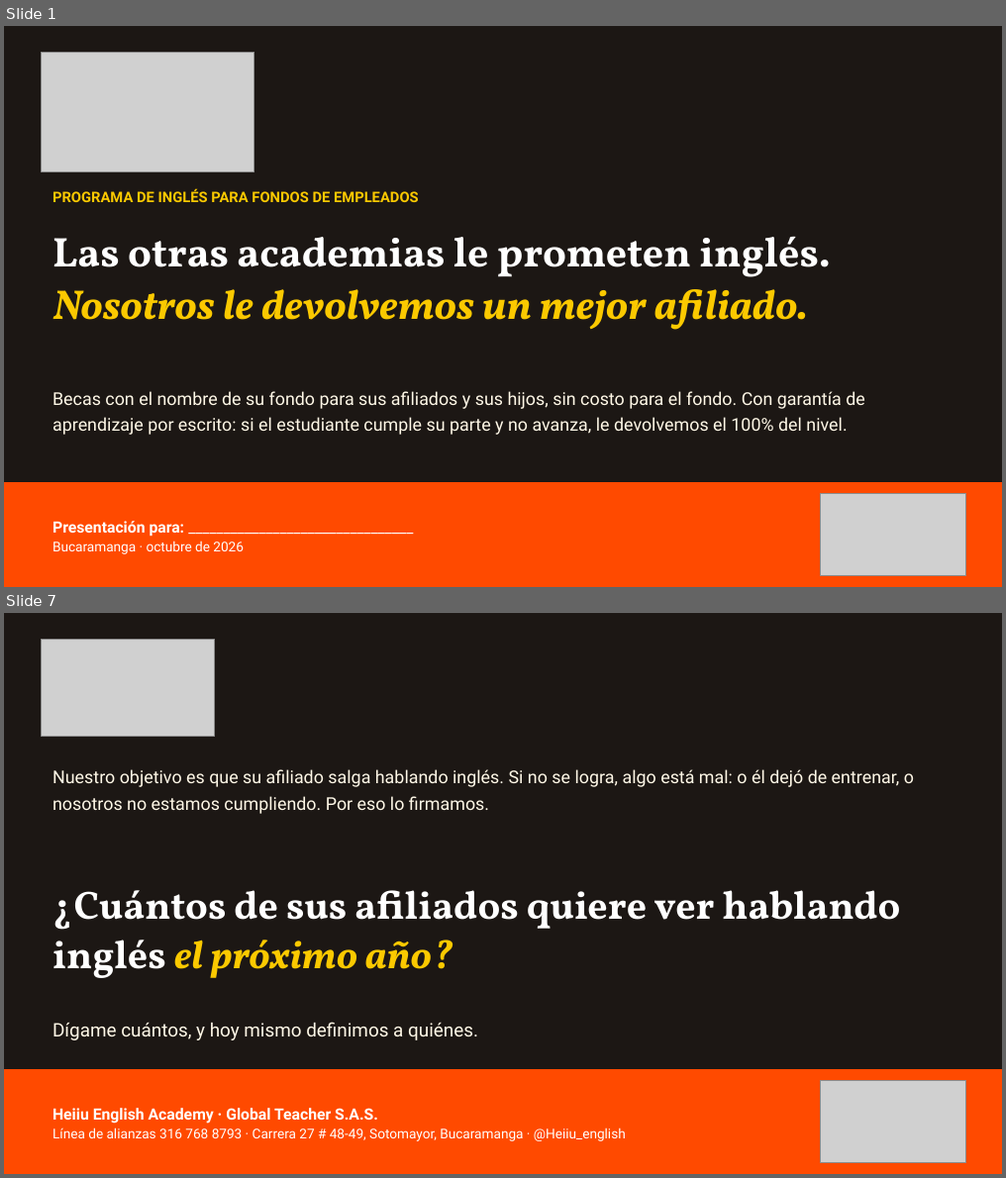
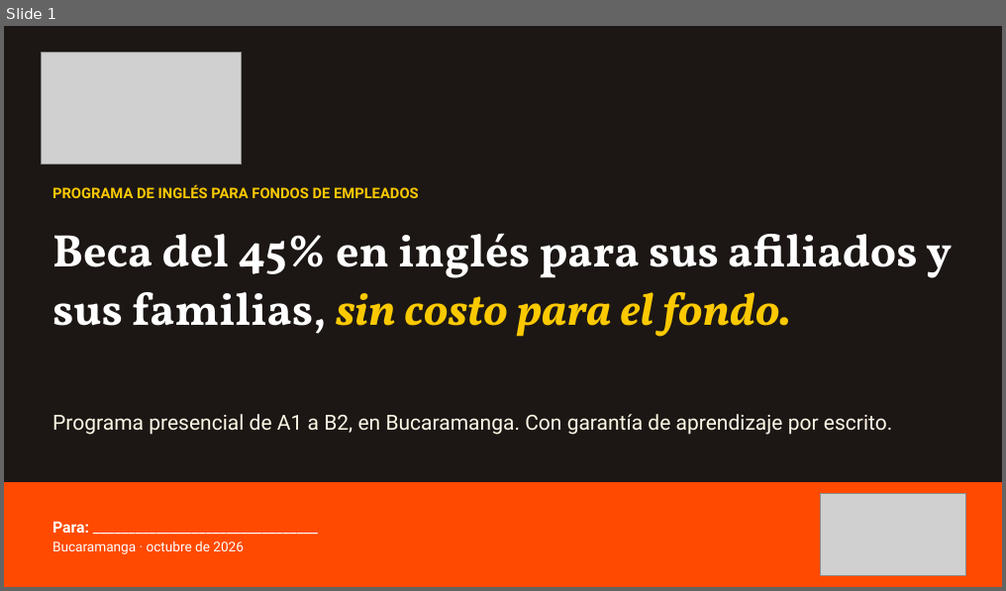
Before and after one commit to gomezrdiana/Plan-academico, a slide deck: recursos/comercial/B2B/PRESENTACION_FONDOS_EMPLEADOS_HEIIU.pptx. Shown one above the other, each under a label of ours: slides 1 and 7 before the commit, slide 1 after it; the slides between them are not shown. The pictures are 1006x1178 and 1006x591 pixels, drawn with LibreOffice and Linux fonts; fonts in the diff are those of the drawing; grey boxes stand for pictures. Boxes give left, top, right and bottom in pixels: in the first picture for what was removed or moved away, otherwise in the second. Text is boxed around its words. In the diff, an @@ line names an element or a change of style, - is before the commit and + after.

```diff
--- a/recursos/comercial/B2B/PRESENTACION_FONDOS_EMPLEADOS_HEIIU.pptx
+++ b/recursos/comercial/B2B/PRESENTACION_FONDOS_EMPLEADOS_HEIIU.pptx
@@ slide 7 removed at box(4, 613, 1002, 1174), background #FFFFFF @@
@@ rectangle removed at box(4, 613, 1002, 1174) @@
@@ picture removed at box(42, 639, 214, 737) @@
@@ text removed at box(53, 769, 914, 814) @@
-Nuestro objetivo es que su afiliado salga hablando inglés. Si no se logra, algo está mal: o él dejó de entrenar, o nosotros no estamos cumpliendo. Por eso lo firmamos.
@@ text removed at box(53, 890, 901, 978) @@
-¿Cuántos de sus afiliados quiere ver hablando inglés el próximo año?
@@ text removed at box(53, 1022, 478, 1041) @@
-Dígame cuántos, y hoy mismo definimos a quiénes.
@@ rectangle removed at box(4, 1069, 1002, 1174) @@
@@ picture removed at box(820, 1081, 966, 1163) @@
@@ text removed at box(53, 1108, 626, 1142) @@
-Heiiu English Academy · Global Teacher S.A.S.
-Línea de alianzas 316 768 8793 · Carrera 27 # 48-49, Sotomayor, Bucaramanga · @Heiiu_english
@@ slide 1 changed as well @@
@@ picture: place and size @@
-picture at box(42, 52, 254, 172)
+picture at box(42, 52, 242, 165)
@@ text "PROGRAMA DE INGLÉS PARA FONDOS ...": place and size @@
-text "PROGRAMA DE INGLÉS PARA FONDOS ..." at box(53, 188, 419, 202)
+text "PROGRAMA DE INGLÉS PARA FONDOS ..." at box(53, 184, 419, 198)
@@ text at box(53, 233, 951, 337): text changed; size 40 to 44 pt; text colour #FBC900 to #FFFFFF; italic off @@
-Las otras academias le prometen inglés. Nosotros le devolvemos un mejor afiliado.
+Beca del 45% en inglés para sus afiliados y sus familias, sin costo para el fondo.
@@ text at box(53, 414, 892, 435): text changed; size 17 to 20 pt @@
-Becas con el nombre de su fondo para sus afiliados y sus hijos, sin costo para el fondo. Con garantía de aprendizaje por escrito: si el estudiante cumple su parte y no avanza, le devolvemos el 100% del nivel.
+Programa presencial de A1 a B2, en Bucaramanga. Con garantía de aprendizaje por escrito.
@@ text at box(53, 521, 89, 533): text changed @@
-Presentación para: ________________________________
+Para: ________________________________
```
Also in this commit, not shown: 1 other slide changed, 4 slides added, 4 other slides removed, 6 other files.
